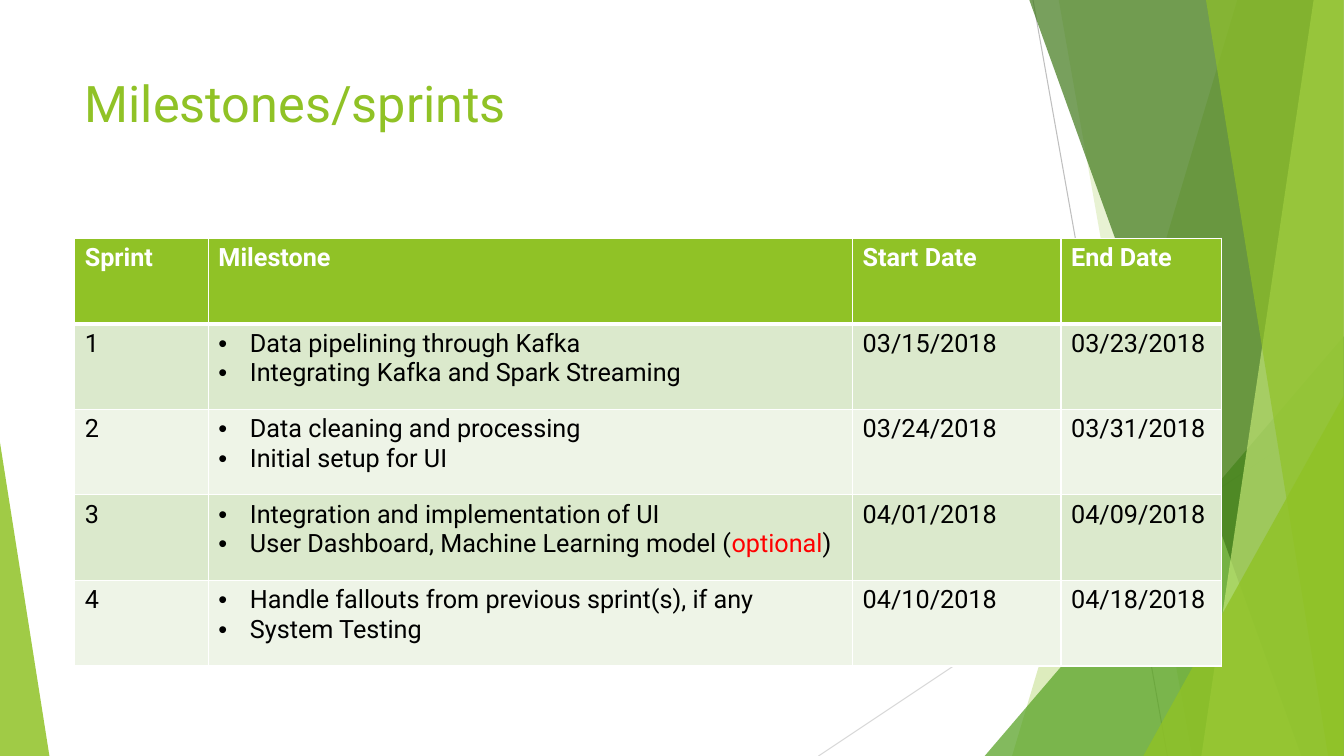
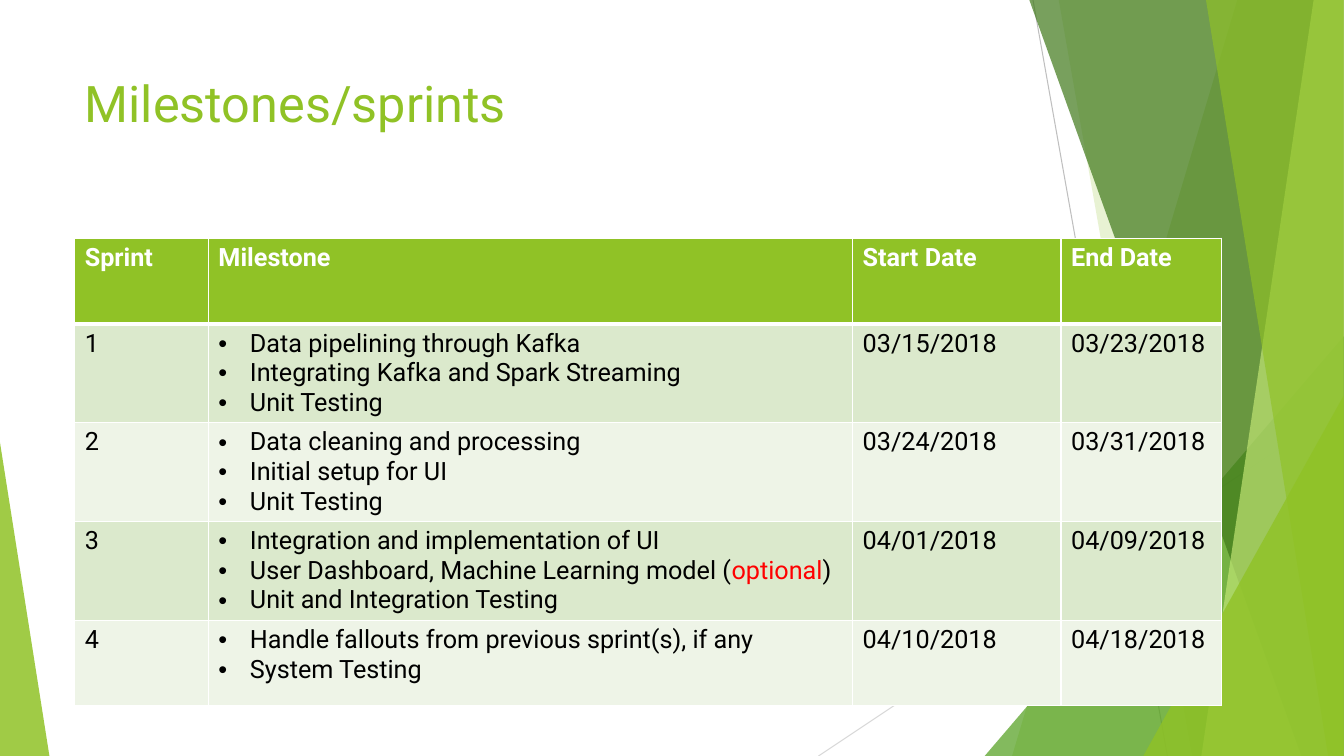
Before and after one commit to yingy4/CSYE7200_Scala_Project_Team4, a slide deck: slide 7 of PlanningPresentation.pptx. Drawn at 1344x756 pixels with LibreOffice and Linux fonts; fonts in the diff are those of the drawing. Boxes give left, top, right and bottom in pixels: in the first picture for what was removed or moved away, otherwise in the second. Text is boxed around its words. In the diff, an @@ line names an element or a change of style, - is before the commit and + after.

```diff
--- a/PlanningPresentation.pptx
+++ b/PlanningPresentation.pptx
@@ table at (x1=75, y1=238, x2=1222, y2=712) @@
-row 2, column 2: Data pipelining through Kafka / Integrating Kafka and Spark Streaming
+row 2, column 2: Data pipelining through Kafka / Integrating Kafka and Spark Streaming / Unit Testing
-row 3, column 2: Data cleaning and processing / Initial setup for UI
+row 3, column 2: Data cleaning and processing / Initial setup for UI / Unit Testing
-row 4, column 2: Integration and implementation of UI / User Dashboard, Machine Learning model (optional)
+row 4, column 2: Integration and implementation of UI / User Dashboard, Machine Learning model (optional) / Unit and Integration Testing
```
Also in this commit, not shown: 3 other slides changed.
